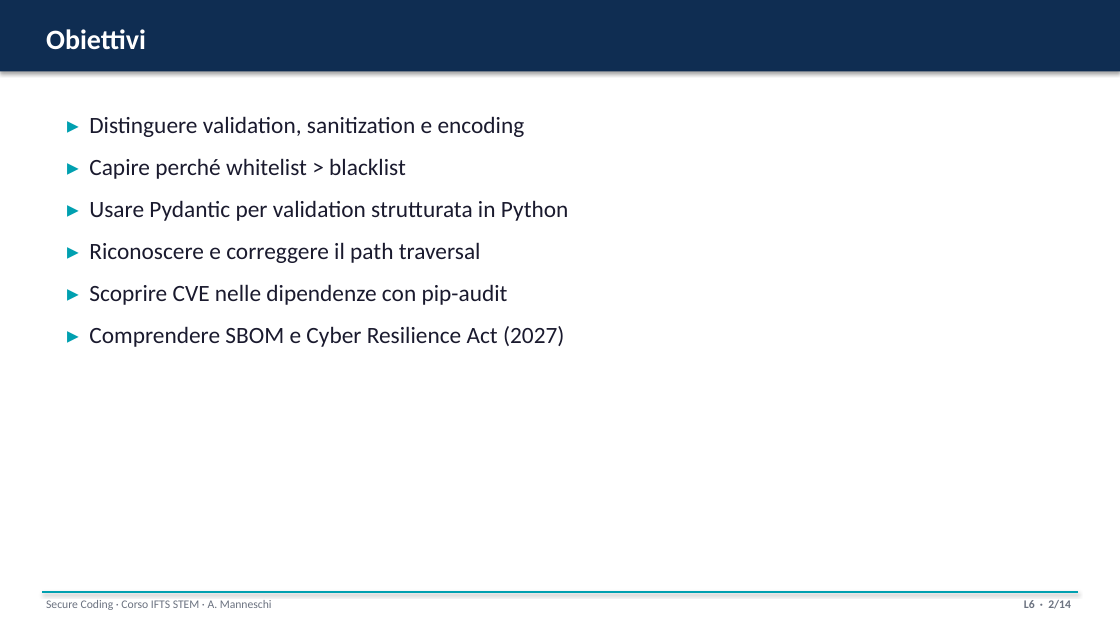
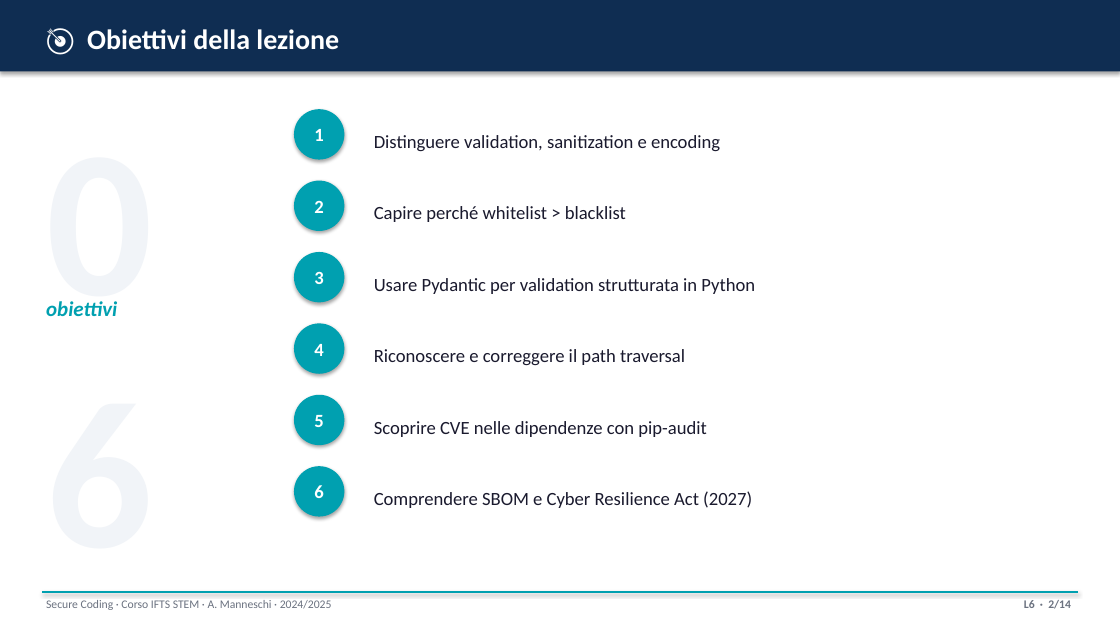
Before and after one commit to ss4i/corso-stem-ifts-secure-coding, a slide deck: slide 2 of slide/L6_validation_supply.pptx. Drawn at 1120x630 pixels with LibreOffice and Linux fonts; fonts in the diff are those of the drawing. Boxes give left, top, right and bottom in pixels: in the first picture for what was removed or moved away, otherwise in the second. Text is boxed around its words. In the diff, an @@ line names an element or a change of style, - is before the commit and + after.

```diff
--- a/slide/L6_validation_supply.pptx
+++ b/slide/L6_validation_supply.pptx
@@ text added at <box>87,29,339,50</box>, 24 pt, text #FFFFFF, bold @@
+🎯 Obiettivi della lezione
@@ text added at <box>42,84,252,294</box>, 180 pt, text #F1F4F8, bold @@
+06
@@ text removed at <box>89,116,569,347</box> @@
-▸ Distinguere validation, sanitization e encoding
-▸ Capire perché whitelist > blacklist
-▸ Usare Pydantic per validation strutturata in Python
-▸ Riconoscere e correggere il path traversal
-▸ Scoprire CVE nelle dipendenze con pip-audit
-▸ Comprendere SBOM e Cyber Resilience Act (2027)
@@ ellipse added at <box>294,109,344,160</box>, fill #00A0B0 @@
@@ text added at <box>314,129,323,141</box>, 16 pt, text #FFFFFF, bold @@
+1
@@ text added at <box>374,135,720,151</box>, 16 pt, text #1A1A2E @@
+Distinguere validation, sanitization e encoding
@@ ellipse added at <box>294,181,344,231</box>, fill #00A0B0 @@
@@ text added at <box>314,201,323,213</box>, 16 pt, text #FFFFFF, bold @@
+2
@@ text added at <box>374,206,626,222</box>, 16 pt, text #1A1A2E @@
+Capire perché whitelist > blacklist
@@ ellipse added at <box>294,252,344,302</box>, fill #00A0B0 @@
@@ text "obiettivi" at <box>46,301,117,316</box>: vertical alignment middle to top @@
@@ text added at <box>314,271,323,284</box>, 16 pt, text #FFFFFF, bold @@
+3
@@ text added at <box>374,278,755,294</box>, 16 pt, text #1A1A2E @@
+Usare Pydantic per validation strutturata in Python
@@ text at <box>46,301,117,316</box>: text changed; size 24 to 18 pt; text colour #FFFFFF to #00A0B0; italic on @@
-Obiettivi
+obiettivi
@@ ellipse added at <box>294,323,344,374</box>, fill #00A0B0 @@
@@ text added at <box>314,344,323,356</box>, 16 pt, text #FFFFFF, bold @@
+4
@@ text added at <box>374,349,685,365</box>, 16 pt, text #1A1A2E @@
+Riconoscere e correggere il path traversal
@@ ellipse added at <box>294,395,344,445</box>, fill #00A0B0 @@
@@ text added at <box>314,415,323,427</box>, 16 pt, text #FFFFFF, bold @@
+5
@@ text added at <box>374,421,706,437</box>, 16 pt, text #1A1A2E @@
+Scoprire CVE nelle dipendenze con pip-audit
@@ ellipse added at <box>294,466,344,517</box>, fill #00A0B0 @@
@@ text added at <box>314,485,323,498</box>, 16 pt, text #FFFFFF, bold @@
+6
@@ text added at <box>374,491,752,508</box>, 16 pt, text #1A1A2E @@
+Comprendere SBOM e Cyber Resilience Act (2027)
@@ text at <box>46,600,332,610</box>: text changed @@
-Secure Coding · Corso IFTS STEM · A. Manneschi
+Secure Coding · Corso IFTS STEM · A. Manneschi · 2024/2025
```
Also in this commit, not shown: 11 other slides changed, 2 slides added, 2 slides removed, 26 other files.
